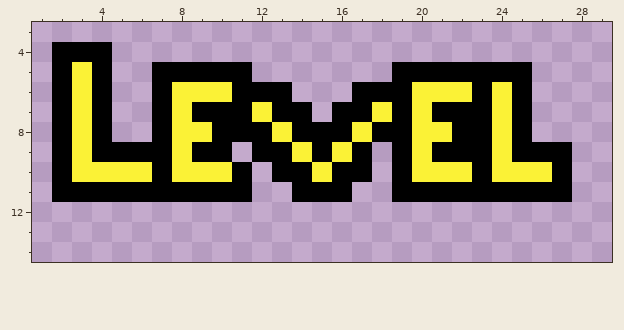
Pixel-art file: Assets/Sprite/Level/Sprite-Level.aseprite. Above, as it was before the edit.
32x32 pixels, 1 frame. Shown: x 1..29, y 3..14.
And afterwards:
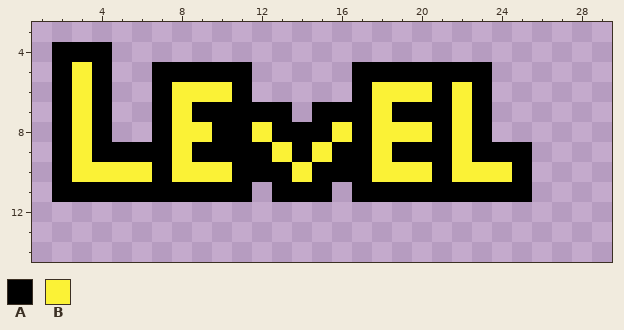
Palette (. is transparent): A #000000  B #fbf236
The edit:
y 5: x 17..18 .. -> AA; x 24..25 AA -> ..
y 6: x 12..13 AA -> ..; x 18..19 AA -> BB; x 21 B -> A; x 24..25 BA -> ..
y 7: x 12 B -> A; x 14..15 A. -> .A; x 20 B -> A; x 22 A -> B; x 24..25 BA -> ..
y 8: x 12..13 AB -> BA; x 16..19 ABAA -> BABB; x 21..22 BA -> AB; x 24..25 BA -> ..
y 9: x 11 . -> A; x 13..16 ABAB -> BABA; x 18 . -> B; x 20 B -> A; x 22 A -> B; x 24 B -> A; x 26..27 AA -> ..
y 10: x 12 . -> A; x 14..15 AB -> BA; x 18..19 .A -> BB; x 21 B -> A; x 23 A -> B; x 25..27 BBA -> A..
y 11: x 13 . -> A; x 16..18 A.. -> .AA; x 26..27 AA -> ..
Boxes around the changes in both pictures, in picture pixels (x1, y1, x2, y2):
changed: (232, 62, 572, 202)
